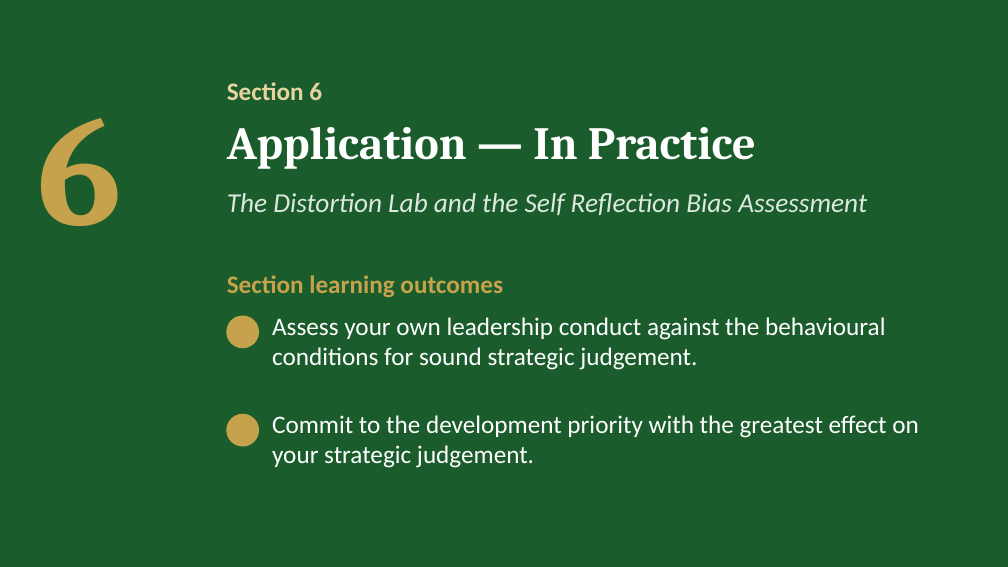
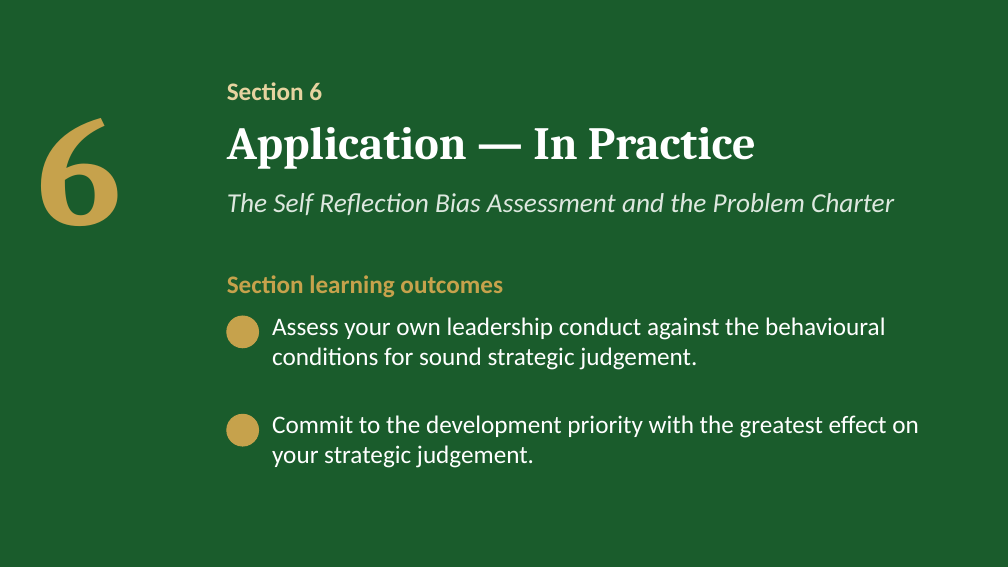
Before and after one commit to IBSL26/ibsl-platform, a slide deck: slide 33 of Unit decks/Unit 01 - Behavioural Strategy Fundamentals.pptx. Drawn at 1008x567 pixels with LibreOffice and Linux fonts; fonts in the diff are those of the drawing; background and template pictures are left out. Boxes give left, top, right and bottom in pixels: in the first picture for what was removed or moved away, otherwise in the second. Text is boxed around its words. In the diff, an @@ line names an element or a change of style, - is before the commit and + after.

```diff
--- a/Unit decks/Unit 01 - Behavioural Strategy Fundamentals.pptx
+++ b/Unit decks/Unit 01 - Behavioural Strategy Fundamentals.pptx
@@ text at [227, 193, 894, 215]: text changed @@
-The Distortion Lab and the Self Reflection Bias Assessment
+The Self Reflection Bias Assessment and the Problem Charter
```
Also in this commit, not shown: 1 other slide changed, 3 slides removed, 9 other files.
